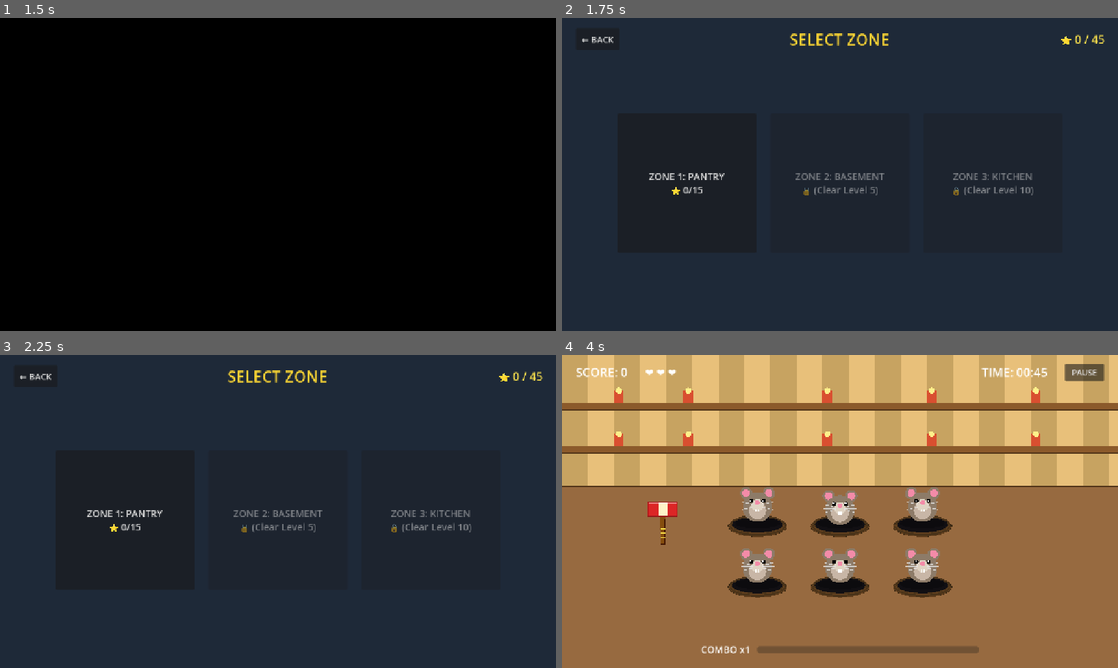
Above: before the commit, frames 1-4 (two rows, left to right).
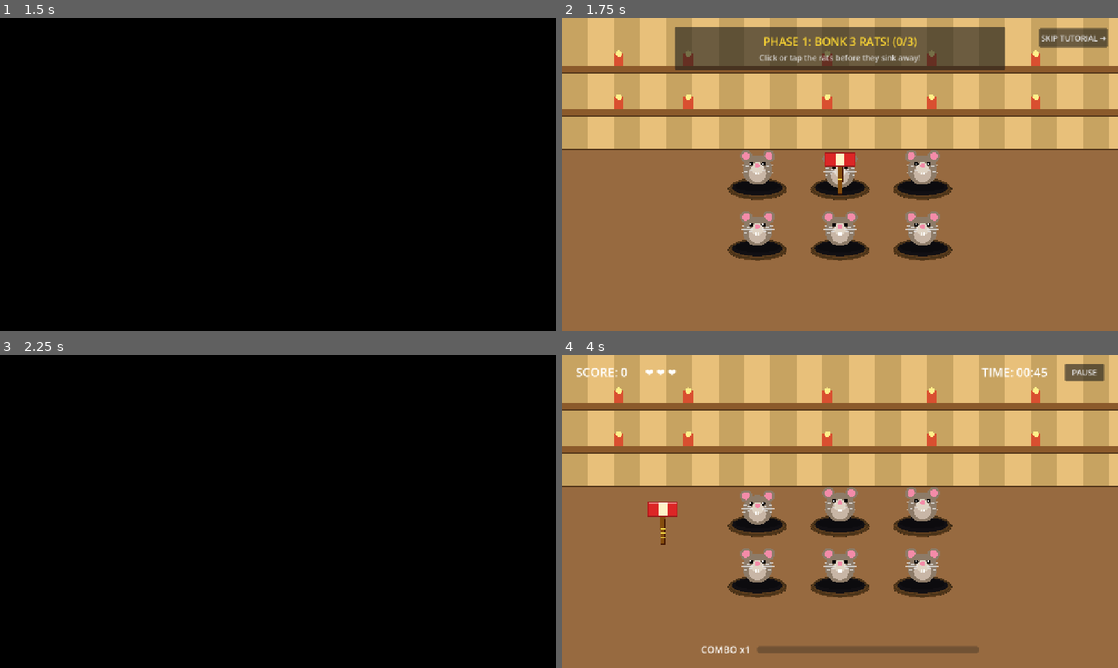
Above: after the commit, the same moments.

Repository: Parasaran-Python/bonk-the-rat
Game: Godot game, scene res://src/screens/splash.tscn
Same seed, same stepped clock (60 frames per second), same inputs: the game is played once before the commit and once after it.
Inputs (mouse positions are in pixels of both pictures, inside the frame that each line leads up to):
- Up to frame 1 (1.5 s): tap Enter at 0.5 s; move the mouse to (400, 158) at 0.52 s; click (400, 158) at 0.67 s; click "PLAY CAMPAIGN" at 1.25 s
- Up to frame 2 (1.75 s): no input
- Up to frame 3 (2.25 s): click (511, 373) at 2 s, where only the run after the commit has a clickable "SKIP TUTORIAL ➔"
- Up to frame 4 (4 s): click "ZONE 1: PANTRY ⭐ 0/15" at 2.75 s; click "LEVEL 1 ☆☆☆" at 3.5 s

Frame 1 is identical in both runs. In frame 2, 100% of the frame differs, in the area x 0-100%, y 0-100%; in frame 3, 100%; in frame 4, 0.6%.

Commit message:
feat: interactive first-launch tutorial

Diff:
--- /dev/null
+++ b/src/screens/tutorial.gd
@@ -0,0 +1,122 @@
+class_name TutorialScreen
+extends Node2D
+## Interactive first-launch tutorial introducing basic rat bonking and cat avoidance.
+
+@onready var _board: Board = $Board if has_node("Board") else null
+@onready var _instruction_lbl: Label = $UI/Banner/VBox/InstructionLabel if has_node("UI/Banner/VBox/InstructionLabel") else null
+@onready var _hint_lbl: Label = $UI/Banner/VBox/HintLabel if has_node("UI/Banner/VBox/HintLabel") else null
+@onready var _skip_btn: Button = $UI/SkipBtn if has_node("UI/SkipBtn") else null
+
+var _phase := 1
+var _p1_hits := 0
+var _p2_success := false
+
+func _ready() -> void:
+	if _skip_btn != null:
+		_skip_btn.pressed.connect(_on_skip_pressed)
+
+	if has_node("/root/AudioManager"):
+		get_node("/root/AudioManager").play_music("zone1")
+
+	_start_phase_1()
+
+func _start_phase_1() -> void:
+	_phase = 1
+	_p1_hits = 0
+	if _instruction_lbl != null:
+		_instruction_lbl.text = "PHASE 1: BONK 3 RATS! (0/3)"
+	if _hint_lbl != null:
+		_hint_lbl.text = "Click or tap the rats before they sink away!"
+
+	if _board != null:
+		var cfg := LevelConfig.new()
+		cfg.level_id = 1
+		cfg.duration_s = 99999.0
+		cfg.grid_columns = 3
+		cfg.grid_rows = 2
+		cfg.max_concurrent = 2
+		cfg.spawn_interval_start = 1.1
+		cfg.spawn_interval_end = 1.1
+		cfg.rat_weights = {"norm": 100}
+		cfg.zone_theme = 1
+
+		if has_node("/root/Game"):
+			get_node("/root/Game").start_level(cfg)
+
+		_board.setup(cfg, cfg.interval_at)
+		if not _board.rat_bonked.is_connected(_on_p1_bonked):
+			_board.rat_bonked.connect(_on_p1_bonked)
+
+func _on_p1_bonked(id: String, _pts: int, _pos: Vector2) -> void:
+	if _phase != 1:
+		return
+	if id == "norm":
+		_p1_hits += 1
+		if _instruction_lbl != null:
+			_instruction_lbl.text = "PHASE 1: BONK 3 RATS! (%d/3)" % _p1_hits
+		if _p1_hits >= 3:
+			_start_phase_2()
+
+func _start_phase_2() -> void:
+	_phase = 2
+	_p2_success = false
+	if _instruction_lbl != null:
+		_instruction_lbl.text = "PHASE 2: WHISKERS THE CAT — DON'T BONK!"
+	if _hint_lbl != null:
+		_hint_lbl.text = "Let the cat sink safely! Hitting cats costs a life!"
+
+	if _board != null:
+		var cfg := LevelConfig.new()
+		cfg.level_id = 1
+		cfg.duration_s = 99999.0
+		cfg.grid_columns = 3
+		cfg.grid_rows = 2
+		cfg.max_concurrent = 1
+		cfg.spawn_interval_start = 1.5
+		cfg.spawn_interval_end = 1.5
+		cfg.rat_weights = {"whiskers": 100}
+		cfg.zone_theme = 1
+
+		_board.setup(cfg, cfg.interval_at)
+		if not _board.forbidden_hit.is_connected(_on_p2_cat_hit):
+			_board.forbidden_hit.connect(_on_p2_cat_hit)
+		if not _board.rat_escaped.is_connected(_on_p2_cat_escaped):
+			_board.rat_escaped.connect(_on_p2_cat_escaped)
+
+func _on_p2_cat_hit(_id: String) -> void:
+	if _phase != 2 or _p2_success:
+		return
+	if _instruction_lbl != null:
+		_instruction_lbl.text = "OUCH! DON'T BONK THE CAT!"
+	if _hint_lbl != null:
+		_hint_lbl.text = "Try again! Wait for the cat to sink on its own."
+	var tw := create_tween()
+	tw.tween_interval(1.5)
+	tw.tween_callback(_start_phase_2)
+
+func _on_p2_cat_escaped(_id: String) -> void:
+	if _phase != 2 or _p2_success:
+		return
+	_p2_success = true
+	if _instruction_lbl != null:
+		_instruction_lbl.text = "PERFECT! YOU'RE READY TO PLAY!"
+	if _hint_lbl != null:
+		_hint_lbl.text = "Entering Zone Map..."
+
+	if has_node("/root/AudioManager"):
+		get_node("/root/AudioManager").play_sfx("star_fanfare")
+
+	var tw := create_tween()
+	tw.tween_interval(1.2)
+	tw.tween_callback(_finish_tutorial)
+
+func _finish_tutorial() -> void:
+	if has_node("/root/SaveManager"):
+		get_node("/root/SaveManager").mark_tutorial_seen()
+	if has_node("/root/SceneRouter"):
+		get_node("/root/SceneRouter").goto("res://src/screens/zone_map.tscn")
+
+func _on_skip_pressed() -> void:
+	if has_node("/root/AudioManager"):
+		get_node("/root/AudioManager").play_sfx("ui_click")
+	_finish_tutorial()
--- /dev/null
+++ b/src/screens/tutorial.tscn
@@ -0,0 +1,53 @@
+[gd_scene format=3 uid="uid://tutorial_screen_scene"]
+
+[ext_resource type="Script" path="res://src/screens/tutorial.gd" id="1_tut"]
+[ext_resource type="PackedScene" path="res://src/game/board.tscn" id="2_board"]
+
+[node name="Tutorial" type="Node2D"]
+script = ExtResource("1_tut")
+
+[node name="Board" parent="." instance=ExtResource("2_board")]
+
+[node name="UI" type="CanvasLayer" parent="."]
+layer = 20
+
+[node name="Banner" type="PanelContainer" parent="UI"]
+anchors_preset = 5
+anchor_left = 0.5
+anchor_right = 0.5
+offset_left = -380.0
+offset_top = 20.0
+offset_right = 380.0
+offset_bottom = 120.0
+grow_horizontal = 2
+
+[node name="VBox" type="VBoxContainer" parent="UI/Banner"]
+layout_mode = 2
+theme_override_constants/separation = 6
+alignment = 1
+
+[node name="InstructionLabel" type="Label" parent="UI/Banner/VBox"]
+layout_mode = 2
+theme_override_colors/font_color = Color(1, 0.85, 0.2, 1)
+theme_override_font_sizes/font_size = 26
+text = "PHASE 1: BONK 3 RATS! (0/3)"
+horizontal_alignment = 1
+
+[node name="HintLabel" type="Label" parent="UI/Banner/VBox"]
+layout_mode = 2
+theme_override_colors/font_color = Color(0.9, 0.9, 0.9, 0.9)
+theme_override_font_sizes/font_size = 18
+text = "Click or tap the rats before they sink away!"
+horizontal_alignment = 1
+
+[node name="SkipBtn" type="Button" parent="UI"]
+anchors_preset = 1
+anchor_left = 1.0
+anchor_right = 1.0
+offset_left = -180.0
+offset_top = 24.0
+offset_right = -24.0
+offset_bottom = 68.0
+grow_horizontal = 0
+theme_override_font_sizes/font_size = 18
+text = "SKIP TUTORIAL ➔"
--- a/tests/smoke_screens.gd
+++ b/tests/smoke_screens.gd
@@ -7,6 +7,7 @@
 	"res://src/screens/level_select.tscn",
 	"res://src/screens/results.tscn",
 	"res://src/screens/settings_screen.tscn",
+	"res://src/screens/tutorial.tscn",
 	"res://src/game/game_screen.tscn",
 	"res://src/game/hud.tscn",
 ]
Not shown, added: src/screens/tutorial.gd.uid
